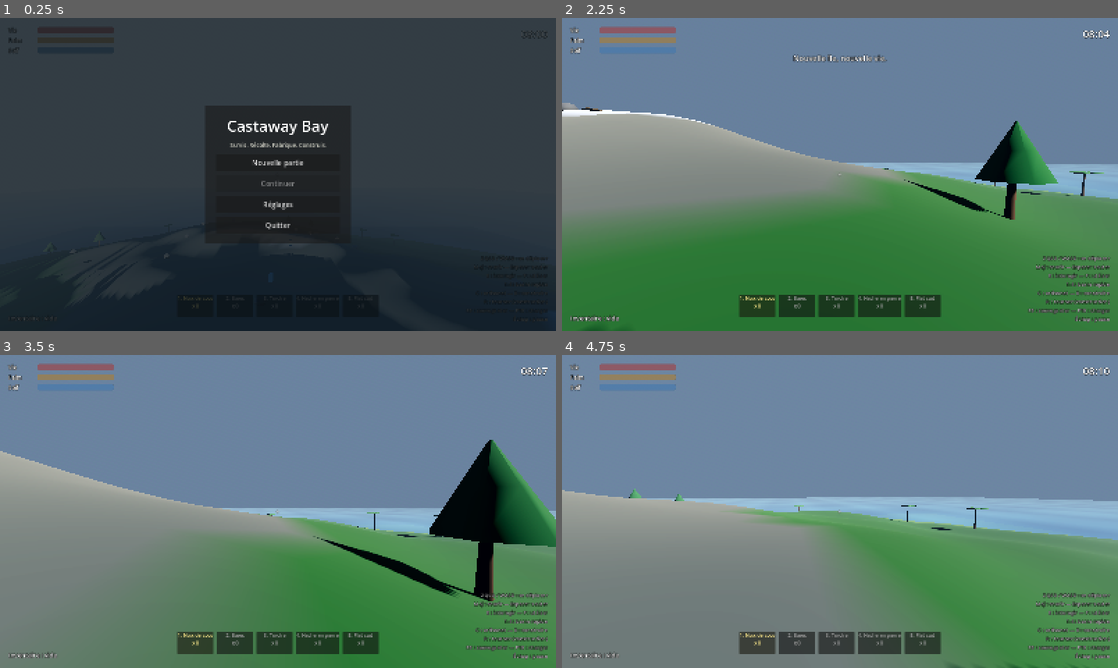
Above: before the commit, frames 1-4 (two rows, left to right).
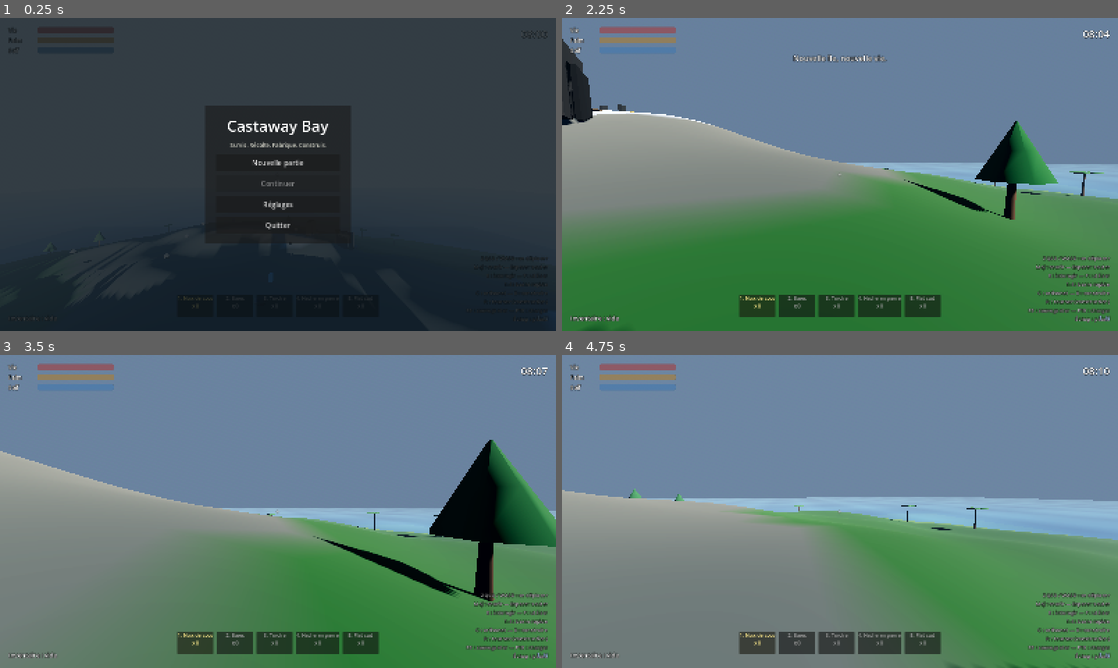
Above: after the commit, the same moments.

Repository: WinnyKing57/castaway-bay
Game: Godot game, scene res://main.tscn
Two runs of this game, one before a commit and one after it. Both use one fixed random seed, a clock stepped at 60 frames per second and the inputs below.
Inputs (mouse positions are in pixels of both pictures, inside the frame that each line leads up to):
- Up to frame 1 (0.25 s): no input
- Up to frame 2 (2.25 s): click "Nouvelle partie" at 0.5 s; tap Enter (ui_accept) at 1.25 s; move the mouse to (867, 174) at 1.27 s; hold Page Down (build_level_down) 1.28-2.03 s; hold W (move_forward) from 1.28 s (still down); click (867, 174) at 1.42 s; tap Space (jump) at 1.52 s; move the mouse to (812, 174) at 2.02 s; tap V (build_level_lock) at 2.1 s
- Up to frame 3 (3.5 s): keep holding W (move_forward); tap Space (jump) at 2.27 s; move the mouse to (289, 505) at 2.77 s; hold Page Up (build_level_up) from 2.78 s (still down)
- Up to frame 4 (4.75 s): keep holding W (move_forward); move the mouse to (834, 517) at 3.52 s; release Page Up (build_level_up) at 3.53 s; tap E (interact) at 3.6 s; click (834, 517) at 3.67 s; tap Space (jump) at 3.77, 4.52 s; move the mouse to (878, 514) at 4.27 s; hold R (rotate_build) from 4.28 s (still down)

The runs differ from the first frame. In frame 1, less than 0.1% of the frame differs, in the area x 51-53%, y 72-73%; in frame 2, 1.1%, in the area x 0-99%, y 6-97%; in frame 3, less than 0.1%; in frame 4, less than 0.1%.

Commit message:
feat(grottes): cavités, minerais charbon/or, obscurité et ambiance + boussole
- Génération d'entrées de grottes sur les flancs rocheux (arches sombres), au moins une garantie par île.
- Nouveaux minerais profonds charbon/or (kinds, visuels, loot, items .tres) garantis sur les sommets.
- Obscurité progressive en grotte via DayNight.cave_darkness (lumière, brouillard, ciel) pilotée par main.gd + avertissement torche.
- Ambiance sonore de grotte enrichie (souffle + gouttes) et musique dynamique bouclée jour/crépuscule/nuit/grotte.
- Boussole HUD 8 directions suivant le cap du joueur.
- Smoke test étendu: grottes, charbon/or, streams audio.
- TODO mis à jour (lots A et D, boussole).

Diff:
--- a/autoload/sfx.gd
+++ b/autoload/sfx.gd
@@ -18,6 +18,7 @@
 var _streams: Dictionary = {}
 var _music_player: AudioStreamPlayer = null
 var _music_track := "day"
+var _in_cave := false
 
 
 func _ready() -> void:
@@ -115,6 +116,14 @@
 	play_music("day")
 
 
+## Bascule l'ambiance musicale entre extérieur et grotte.
+func set_cave(in_cave: bool) -> void:
+	if _in_cave == in_cave:
+		return
+	_in_cave = in_cave
+	play_music("cave" if in_cave else "day")
+
+
 func _start_music() -> void:
 	if _music_player == null:
 		return
@@ -127,6 +136,9 @@
 
 func _process(_delta: float) -> void:
 	if DisplayServer.get_name() == "headless":
+		return
+	# En grotte, la musique est forcée par set_cave().
+	if _in_cave:
 		return
 	var ratio := GameState.world_time / GameState.SECONDS_PER_DAY
 	var track := "night"
@@ -208,16 +220,40 @@
 # --- Musique ----------------------------------------------------------------
 
 func _make_music(track: String) -> AudioStreamWAV:
-	var duration := 2.0
+	# Boucle de 8 s : accord de trois sinus + respiration lente. Chaque ambiance
+	# a sa propre tonalité (jour clair, crépuscule chaud, nuit grave, grotte très
+	# grave) et la boucle se fond sur elle-même.
+	var duration := 8.0
+	var count := int(duration * SAMPLE_RATE)
 	var samples := PackedFloat32Array()
-	samples.resize(int(duration * SAMPLE_RATE))
-	if track == "night":
-		for i in samples.size():
-			var t := float(i) / SAMPLE_RATE
-			samples[i] = (sin(TAU * 55.0 * t) * 0.12 + randf() * 0.02 - 0.01) * exp(-t * 3.0)
-	else:
-		var amb := _noise(duration, 6.0, 0.5, 0.05)
-		samples = amb
+	samples.resize(count)
+
+	var base := 130.81
+	var third := 164.81
+	var fifth := 196.0
+	match track:
+		"night":
+			base = 82.41
+			third = 98.0
+			fifth = 123.47
+		"dusk":
+			base = 98.0
+			third = 123.47
+			fifth = 146.83
+		"cave":
+			base = 55.0
+			third = 65.41
+			fifth = 82.41
+
+	for i in count:
+		var t := float(i) / SAMPLE_RATE
+		var fade := minf(t / 1.5, 1.0) * minf((duration - t) / 1.5, 1.0)
+		var wave := sin(TAU * base * t) * 0.09
+		wave += sin(TAU * third * t + 0.5) * 0.05
+		wave += sin(TAU * fifth * t + 1.0) * 0.04
+		wave *= 0.55 + 0.45 * sin(TAU * 0.12 * t)
+		samples[i] = wave * fade
+
 	var stream := AudioStreamWAV.new()
 	stream.format = AudioStreamWAV.FORMAT_16_BITS
 	stream.mix_rate = SAMPLE_RATE
@@ -227,15 +263,22 @@
 	for i in samples.size():
 		data.encode_s16(i * 2, int(clampf(samples[i], -1.0, 1.0) * 32000.0))
 	stream.data = data
+	stream.loop_mode = AudioStreamWAV.LOOP_FORWARD
+	stream.loop_begin = 0
+	stream.loop_end = samples.size()
 	return stream
 
 
 # --- Sons --------------------------------------------------------------------
 
 func _make_cave() -> AudioStreamWAV:
-	# Ambiance de grotte : souffle sourd + lointain, puis gouttes.
-	var amb := _noise(2.0, 4.0, 0.5, 0.05)
-	return _to_wav(amb)
+	# Ambiance de grotte : souffle sourd et lointain + gouttes d'eau espacées.
+	var amb := _noise(2.0, 3.0, 0.5, 0.045)
+	var drop1 := _sweep(1500.0, 320.0, 0.13, 17.0, 0.12)
+	var drop2 := _sweep(1150.0, 260.0, 0.11, 20.0, 0.09)
+	var out := _mix(amb, _delay(drop1, 0.65))
+	out = _mix(out, _delay(drop2, 1.4))
+	return _to_wav(out)
 
 
 func _make_harvest() -> AudioStreamWAV:
--- /dev/null
+++ b/data/items/coal.tres
@@ -0,0 +1,12 @@
+[gd_resource type="Resource" script_class="ItemData" load_steps=2 format=3]
+
+[ext_resource type="Script" path="res://data/item_data.gd" id="1_item"]
+
+[resource]
+script = ExtResource("1_item")
+id = "coal"
+display_name = "Charbon"
+description = "Charbon de bois fossile, brûle dans le four pour cuire les briques et l'électronique."
+category = "ressource"
+max_stack = 99
+value = 20
--- /dev/null
+++ b/data/items/gold.tres
@@ -0,0 +1,12 @@
+[gd_resource type="Resource" script_class="ItemData" load_steps=2 format=3]
+
+[ext_resource type="Script" path="res://data/item_data.gd" id="1_item"]
+
+[resource]
+script = ExtResource("1_item")
+id = "gold"
+display_name = "Or"
+description = "Or pur, métal précieux extrait des grottes profondes, utilisé pour les échanges avec le marchand."
+category = "ressource"
+max_stack = 99
+value = 150
--- a/main.gd
+++ b/main.gd
@@ -12,12 +12,17 @@
 @onready var menu: MenuPanel = $HUD/MenuPanel
 @onready var settings_panel: SettingsPanel = $HUD/SettingsPanel
 @onready var construction: Construction = $Construction
+@onready var sun = $Sun
 
 ## Intervalle de la sauvegarde automatique (secondes de jeu).
 const AUTOSAVE_SECONDS := 120.0
 
 ## Vrai uniquement pendant une vraie partie (pas au menu, pas en test/outils).
 var _in_game := false
+
+## Ambiance de grotte : état courant et cadence des sons d'ambiance.
+var _cave_sound_cooldown := 0.0
+var _cave_warned := false
 
 
 func _ready() -> void:
@@ -66,6 +71,38 @@
 	return "--smoke-test" in args or "--overview" in args or "--show-crafting" in args
 
 
+## Ambiance des grottes : obscurité progressive + sons réverbérants.
+## S'exécute à chaque image tant que le jeu n'est pas en pause.
+func _process(delta: float) -> void:
+	if get_tree().paused or GameState.is_dead:
+		return
+	if player == null or world == null or sun == null:
+		return
+
+	var in_cave: bool = world.is_in_cave(player.global_position)
+	var target := 1.0 if in_cave else 0.0
+	sun.cave_darkness = move_toward(sun.cave_darkness, target, delta * 2.5)
+	Sfx.set_cave(in_cave)
+
+	if not in_cave:
+		_cave_warned = false
+		return
+
+	# Sons d'ambiance espacés : souffle de grotte et gouttes d'eau.
+	_cave_sound_cooldown -= delta
+	if _cave_sound_cooldown <= 0.0:
+		_cave_sound_cooldown = 12.0
+		Sfx.play("cave", player.global_position, -6.0)
+
+	if not _cave_warned:
+		_cave_warned = true
+		var has_torch: bool = GameState.selected_hotbar_item() == "torch" and GameState.get_item_count("torch") > 0
+		if has_torch:
+			GameState.notify("Grotte : la torche éclaire faiblement autour de toi.")
+		else:
+			GameState.notify("Grotte sombre : sélectionne une torche (touche 3) pour voir clair.")
+
+
 func _unhandled_input(event: InputEvent) -> void:
 	if event.is_action_pressed("ui_cancel"):
 		if storage_panel.is_open():
@@ -324,7 +361,7 @@
 		errors.append("joueur sous le niveau de la mer")
 
 	# Végétation : l'île doit contenir de quoi survivre (bois, fibres, cocos).
-	var kinds := {"arbre": 0, "palmier": 0, "rocher": 0, "buisson": 0, "cristal": 0}
+	var kinds := {"arbre": 0, "palmier": 0, "rocher": 0, "buisson": 0, "cristal": 0, "charbon": 0, "or": 0}
 	for child in world.get_children():
 		if child is Harvestable:
 			kinds[child.kind] = int(kinds.get(child.kind, 0)) + 1
@@ -333,6 +370,10 @@
 		errors.append("aucun palmier généré")
 	if int(kinds["arbre"]) == 0:
 		errors.append("aucun arbre généré")
+	if int(kinds["charbon"]) == 0 or int(kinds["or"]) == 0:
+		errors.append("minerais profonds manquants (charbon/or)")
+	if world.caves.is_empty():
+		errors.append("aucune grotte générée")
 
 	# Récolte : butin ajouté et ressource déplétée (elle repoussera plus tard).
 	var test_tree: Harvestable = null
--- a/ui/hud.gd
+++ b/ui/hud.gd
@@ -1,7 +1,7 @@
 class_name Hud
 extends CanvasLayer
 ## Interface de jeu : jauges, horloge, invite d'interaction, inventaire, toasts,
-## barre rapide, écran de mort et informations de construction.
+## barre rapide, écran de mort, boussole et informations de construction.
 ##
 ## La vue ne décide de rien : elle lit GameState et écoute ses signaux.
 
@@ -29,6 +29,7 @@
 var _slot_panels: Array[PanelContainer] = []
 var _slot_names: Array[Label] = []
 var _slot_counts: Array[Label] = []
+var _compass_label: Label
 
 
 func _ready() -> void:
@@ -38,10 +39,33 @@
 	GameState.toast.connect(_show_toast)
 	GameState.died.connect(_on_died)
 
+	_build_compass()
 	_build_hotbar()
 	_refresh_inventory()
 	_refresh_hotbar()
 	toast_label.text = ""
+
+
+## Boussole discrète en bas-droite : N/E/S/O + flèche selon le cap du joueur.
+func _build_compass() -> void:
+	_compass_label = Label.new()
+	_compass_label.name = "Compass"
+	_compass_label.anchor_left = 1.0
+	_compass_label.anchor_top = 1.0
+	_compass_label.anchor_right = 1.0
+	_compass_label.anchor_bottom = 1.0
+	_compass_label.offset_left = -300.0
+	_compass_label.offset_top = -60.0
+	_compass_label.offset_right = -24.0
+	_compass_label.offset_bottom = -24.0
+	_compass_label.horizontal_alignment = HORIZONTAL_ALIGNMENT_RIGHT
+	_compass_label.vertical_alignment = VERTICAL_ALIGNMENT_BOTTOM
+	_compass_label.add_theme_color_override("font_outline_color", Color(0, 0, 0, 1))
+	_compass_label.add_theme_constant_override("outline_size", 4)
+	_compass_label.add_theme_font_size_override("font_size", 18)
+	_compass_label.modulate = Color(0.7, 0.85, 1.0)
+	_compass_label.text = "↑ N"
+	$Root.add_child(_compass_label)
 
 
 ## Branché par main.gd une fois le joueur instancié.
@@ -58,11 +82,24 @@
 
 	if _player != null:
 		underwater_tint.visible = _player.is_underwater()
+		_update_compass()
 
 	if _toast_time_left > 0.0:
 		_toast_time_left -= delta
 		if _toast_time_left <= 0.0:
 			toast_label.text = ""
+
+
+## Cap du joueur : Godot regarde vers -Z au cap 0 ; +Y tourne vers l'ouest.
+## On affiche une flèche et le point cardinal le plus proche (8 directions).
+func _update_compass() -> void:
+	if _compass_label == null or _player == null:
+		return
+	var yaw := wrapf(_player.rotation.y, -PI, PI)
+	# Index 0 = N (-Z), puis O, S, E dans le sens trigonométrique.
+	var dirs := ["↑ N", "↖ NO", "← O", "↙ SO", "↓ S", "↘ SE", "→ E", "↗ NE"]
+	var index := int(round((yaw + TAU) / (TAU / 8.0))) % 8
+	_compass_label.text = str(dirs[index])
 
 
 func _on_prompt_changed(prompt: String) -> void:
--- a/world/day_night.gd
+++ b/world/day_night.gd
@@ -8,6 +8,10 @@
 @export var night_energy := 0.06
 @export var day_color := Color(1.0, 0.96, 0.88)
 @export var sunset_color := Color(1.0, 0.62, 0.38)
+
+## 0.0 = ambiance normale, 1.0 = grotte (très sombre, torche nécessaire).
+## Piloté par main.gd selon la proximité d'une grotte.
+var cave_darkness := 0.0
 
 var _environment: Environment
 var _sky_material: ProceduralSkyMaterial
@@ -34,9 +38,14 @@
 	light_color = sunset_color.lerp(day_color, clampf(elevation * 2.5, 0.0, 1.0))
 
 	if _environment != null:
-		_environment.ambient_light_energy = lerpf(0.25, 0.9, elevation)
+		var base_ambient := lerpf(0.25, 0.9, elevation)
+		# En grotte : l'ambiance s'effondre pour forcer l'usage de la torche.
+		_environment.ambient_light_energy = lerpf(base_ambient, 0.06, cave_darkness)
 		_environment.fog_light_color = Color(0.05, 0.08, 0.14).lerp(Color(0.62, 0.72, 0.82), elevation)
+		_environment.fog_density = lerpf(0.0035, 0.02, cave_darkness)
 
 	if _sky_material != null:
-		_sky_material.sky_top_color = Color(0.02, 0.03, 0.09).lerp(Color(0.18, 0.36, 0.62), elevation)
-		_sky_material.sky_horizon_color = Color(0.05, 0.07, 0.13).lerp(Color(0.62, 0.74, 0.86), elevation)
+		var base_top := Color(0.02, 0.03, 0.09).lerp(Color(0.18, 0.36, 0.62), elevation)
+		var base_horizon := Color(0.05, 0.07, 0.13).lerp(Color(0.62, 0.74, 0.86), elevation)
+		_sky_material.sky_top_color = base_top.lerp(Color(0.01, 0.01, 0.02), cave_darkness)
+		_sky_material.sky_horizon_color = base_horizon.lerp(Color(0.02, 0.02, 0.03), cave_darkness)
--- a/world/harvestable.gd
+++ b/world/harvestable.gd
@@ -7,7 +7,7 @@
 ## Le butin est un dictionnaire item_id -> quantité, pour pouvoir donner
 ## plusieurs objets d'un coup (un palmier donne du bois ET une noix de coco).
 
-@export_enum("arbre", "palmier", "rocher", "buisson", "seed", "fer", "argile", "cristal") var kind: String = "arbre"
+@export_enum("arbre", "palmier", "rocher", "buisson", "seed", "fer", "argile", "cristal", "charbon", "or") var kind: String = "arbre"
 
 ## Temps de repousse : une ressource récoltée redevient disponible après
 ## ce délai, ce qui évite d'épuiser l'île lors d'une longue partie.
@@ -49,6 +49,12 @@
 		"cristal":
 			_loot = {"crystal": 2}
 			_build_crystal()
+		"charbon":
+			_loot = {"coal": 3}
+			_build_charbon()
+		"or":
+			_loot = {"gold": 4}
+			_build_or()
 		_:
 			_loot = {"wood": 4}
 			_build_tree()
@@ -239,6 +245,37 @@
 	_add_box_collision(Vector3(0.8, 1.6, 0.8), Vector3(0.0, 0.8, 0.0))
 
 
+func _build_charbon() -> void:
+	# Charbon : roche noire fine, minéral rare en profondeur.
+	var rock := MeshInstance3D.new()
+	var rock_mesh := BoxMesh.new()
+	rock_mesh.size = Vector3(0.5, 0.8, 0.5)
+	rock.mesh = rock_mesh
+	rock.position.y = 0.4
+	rock.material_override = _make_material(Color(0.12, 0.11, 0.10))
+	add_child(rock)
+	_add_box_collision(Vector3(0.5, 0.8, 0.5), Vector3(0.0, 0.4, 0.0))
+
+
+func _build_or() -> void:
+	# Or : bloc métallique brillant, mine précieuse.
+	var ore := MeshInstance3D.new()
+	var ore_mesh := BoxMesh.new()
+	ore_mesh.size = Vector3(0.45, 0.9, 0.45)
+	ore.mesh = ore_mesh
+	ore.position.y = 0.45
+	ore.material_override = _make_material(Color(0.85, 0.65, 0.2))
+	add_child(ore)
+	var metal := MeshInstance3D.new()
+	var metal_mesh := BoxMesh.new()
+	metal_mesh.size = Vector3(0.1, 0.95, 0.1)
+	metal.mesh = metal_mesh
+	metal.position = Vector3(0.0, 0.45, 0.0)
+	metal.material_override = _make_material(Color(1.0, 0.85, 0.4))
+	add_child(metal)
+	_add_box_collision(Vector3(0.45, 0.9, 0.45), Vector3(0.0, 0.45, 0.0))
+
+
 func _add_trunk(height: float, top_radius: float, bottom_radius: float) -> void:
 	var trunk := MeshInstance3D.new()
 	var trunk_mesh := CylinderMesh.new()
--- a/world/island.gd
+++ b/world/island.gd
@@ -10,6 +10,14 @@
 const GRID_RES := 96
 const PROP_COUNT := 80
 const SEA_LEVEL := 0.0
+
+## Radius de detection d'une grotte pour l'ambiance dark/torche.
+const CAVE_PROXIMITY := 5.0
+## nombre maxi de grottes générées par île.
+const CAVE_COUNT := 6
+
+## Positions des grottes stockées pour la détection d'ambiance.
+var caves: Array = []
 
 var _noise: FastNoiseLite
 var _noise2: FastNoiseLite
@@ -43,6 +51,7 @@
 
 	_build_terrain()
 	_spawn_props()
+	_generate_caves()
 	_spawn_boat()
 	_spawn_quad()
 	_spawn_crops()
@@ -197,6 +206,9 @@
 			prop.kind = "argile"
 		elif height < 4.0:
 			prop.kind = "palmier" if rng.randf() < 0.6 else ("seed" if rng.randf() < 0.3 else "buisson")
+		elif height > 14.0:
+			# Profondeurs : minerais rares, or et charbon.
+			prop.kind = "or" if rng.randf() < 0.35 else "charbon"
 		elif height > 12.0:
 			prop.kind = "fer" if rng.randf() < 0.5 else "cristal"
 		elif height > 9.0:
@@ -211,6 +223,40 @@
 		prop.save_id = placed
 		add_child(prop)
 		placed += 1
+
+	_ensure_deep_minerals(scene)
+
+
+## Garantit la présence de charbon et d'or sur les points les plus hauts,
+## même si le tirage aléatoire n'a rien placé au-dessus du seuil de profondeur.
+func _ensure_deep_minerals(scene: PackedScene) -> void:
+	var peaks: Array[Vector3] = []
+	var peak_heights: Array[float] = []
+	for i in range(-42, 43):
+		for j in range(-42, 43):
+			var x := i * 3.0
+			var z := j * 3.0
+			var h := get_height_at(x, z)
+			if h <= 1.5:
+				continue
+			peaks.append(Vector3(x, h, z))
+			peak_heights.append(h)
+	if peaks.is_empty():
+		return
+
+	# Tri décroissant simple pour choisir les quatre sommets les plus hauts.
+	var order: Array[int] = []
+	for idx in peaks.size():
+		order.append(idx)
+	order.sort_custom(func(a: int, b: int) -> bool: return peak_heights[a] > peak_heights[b])
+
+	var deep_kinds := ["charbon", "charbon", "or", "or"]
+	for k in mini(deep_kinds.size(), order.size()):
+		var prop: Harvestable = scene.instantiate()
+		prop.kind = deep_kinds[k]
+		prop.position = peaks[order[k]]
+		prop.save_id = 9000 + k
+		add_child(prop)
 
 
 ## Point d'échouage du bateau sur l'eau près du rivage (hauteur sous l'eau entre -2.0 et -0.3).
@@ -246,6 +292,98 @@
 	trader.name = "Trader"
 	trader.position = Vector3(60.0, get_height_at(60.0, 60.0), 60.0)
 	add_child(trader)
+
+
+func _generate_caves() -> void:
+	var rng := RandomNumberGenerator.new()
+	rng.seed = _noise.seed + 4242
+	var attempts := 0
+	var generated: Array[Vector3] = []
+	while generated.size() < CAVE_COUNT and attempts < 600:
+		attempts += 1
+		var angle := rng.randf() * TAU
+		var radius := sqrt(rng.randf()) * ISLAND_SIZE * 0.42
+		var x := cos(angle) * radius
+		var z := sin(angle) * radius
+		var height := get_height_at(x, z)
+		# Une grotte s'ouvre uniquement sur les flancs rocheux élevés.
+		if height < 10.0:
+			continue
+		var pos := Vector3(x, height, z)
+		generated.append(pos)
+		_build_cave_entrance(pos, rng.randf() * TAU)
+
+	# Filet de sécurité : au moins une grotte sur le point culminant.
+	if generated.is_empty():
+		var apex := Vector3.ZERO
+		var apex_height := -INF
+		for i in range(-42, 43):
+			for j in range(-42, 43):
+				var px := i * 3.0
+				var pz := j * 3.0
+				var ph := get_height_at(px, pz)
+				if ph > apex_height:
+					apex_height = ph
+					apex = Vector3(px, ph, pz)
+		if apex_height > 1.5:
+			generated.append(apex)
+			_build_cave_entrance(apex, 0.0)
+
+	self.caves = generated
+
+
+## Entrée de grotte visible : arche de roche sombre, creusée dans le flanc.
+func _build_cave_entrance(pos: Vector3, yaw: float) -> void:
+	var entrance := Node3D.new()
+	entrance.name = "CaveEntrance"
+	entrance.position = pos
+	entrance.rotation.y = yaw
+
+	var mat := StandardMaterial3D.new()
+	mat.albedo_color = Color(0.16, 0.15, 0.14)
+	mat.roughness = 1.0
+
+	# Deux montants massifs.
+	for side in [-1.0, 1.0]:
+		var pillar := MeshInstance3D.new()
+		var box := BoxMesh.new()
+		box.size = Vector3(1.3, 3.2, 1.3)
+		pillar.mesh = box
+		pillar.position = Vector3(side * 1.7, 1.6, 0.0)
+		pillar.material_override = mat
+		entrance.add_child(pillar)
+
+	# Linteau.
+	var lintel := MeshInstance3D.new()
+	var lintel_box := BoxMesh.new()
+	lintel_box.size = Vector3(4.7, 1.0, 1.3)
+	lintel.mesh = lintel_box
+	lintel.position = Vector3(0.0, 3.7, 0.0)
+	lintel.material_override = mat
+	entrance.add_child(lintel)
+
+	# Fond noir : donne l'impression d'une cavité qui s'enfonce.
+	var dark := MeshInstance3D.new()
+	var dark_box := BoxMesh.new()
+	dark_box.size = Vector3(2.6, 3.0, 0.2)
+	dark.mesh = dark_box
+	dark.position = Vector3(0.0, 1.5, -0.9)
+	var dark_mat := StandardMaterial3D.new()
+	dark_mat.albedo_color = Color(0.01, 0.01, 0.015)
+	dark_mat.roughness = 1.0
+	dark.material_override = dark_mat
+	entrance.add_child(dark)
+
+	add_child(entrance)
+
+
+## Vrai si le joueur est proche d'une grotte (proximité < CAVE_PROXIMITY).
+## Utilisé pour activer l'éclairage sombre et l'ambiance sonore.
+func is_in_cave(position: Vector3) -> bool:
+	for c in caves:
+		if position.distance_to(c) < CAVE_PROXIMITY:
+			return true
+	return false
 
 
 func _spawn_crops() -> void:
Not shown, changed: TODO.md
